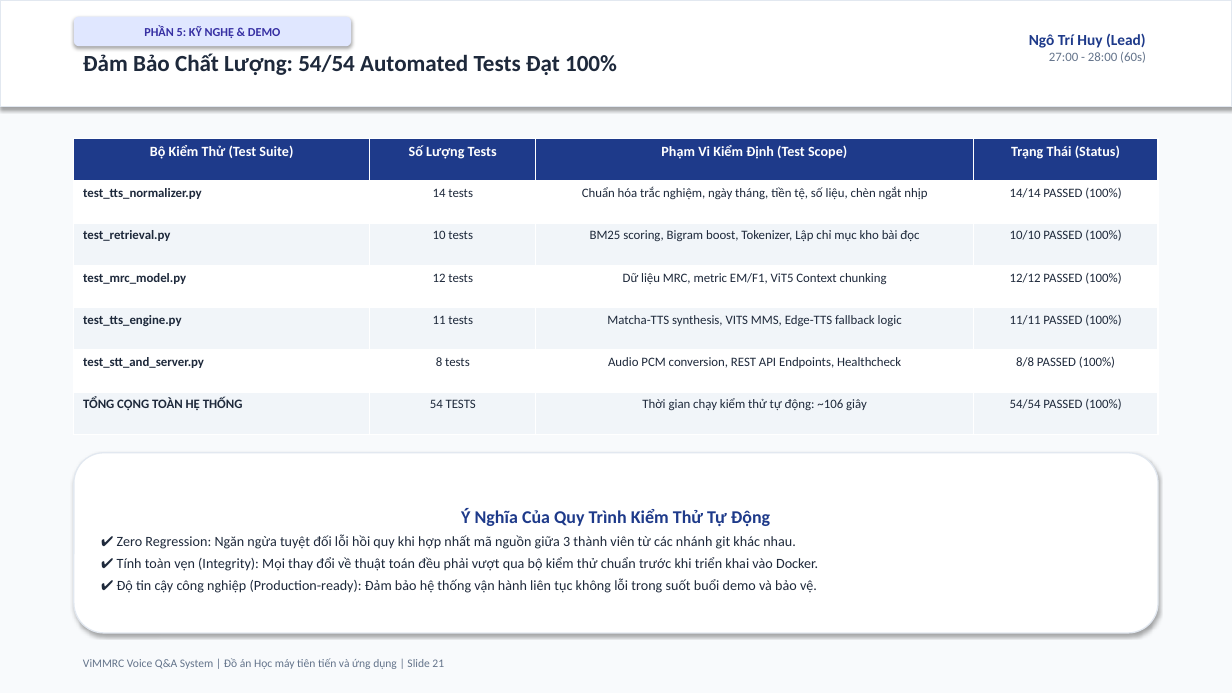
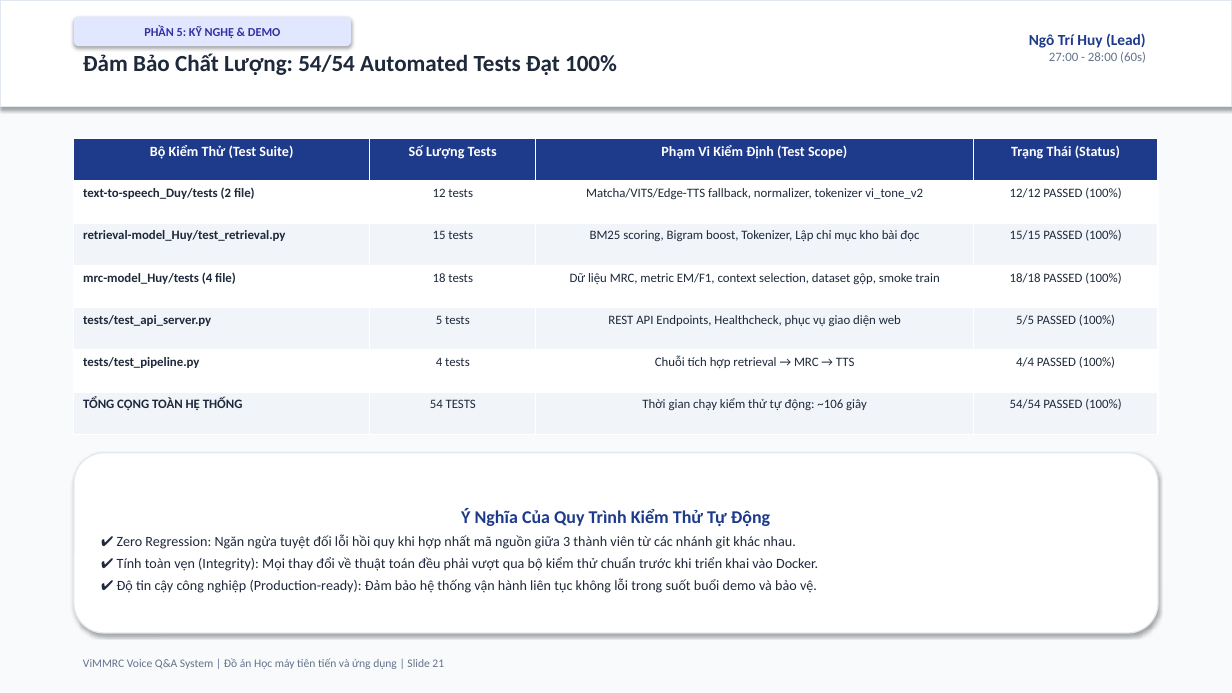
Before and after one commit to ngohuy04022000/vimmrc-qa-voice, a slide deck: slide 21 of docs/ViMMRC_Presentation_30min.pptx. Drawn at 1232x693 pixels with LibreOffice and Linux fonts; fonts in the diff are those of the drawing. Boxes give left, top, right and bottom in pixels: in the first picture for what was removed or moved away, otherwise in the second. Text is boxed around its words. In the diff, an @@ line names an element or a change of style, - is before the commit and + after.

```diff
--- a/docs/ViMMRC_Presentation_30min.pptx
+++ b/docs/ViMMRC_Presentation_30min.pptx
@@ table at (x1=74, y1=139, x2=1158, y2=434) @@
-row 2: test_tts_normalizer.py | 14 tests | Chuẩn hóa trắc nghiệm, ngày tháng, tiền tệ, số liệu, chèn ngắt nhịp | 14/14 PASSED (100%)
+row 2: text-to-speech_Duy/tests (2 file) | 12 tests | Matcha/VITS/Edge-TTS fallback, normalizer, tokenizer vi_tone_v2 | 12/12 PASSED (100%)
-row 3: test_retrieval.py | 10 tests | BM25 scoring, Bigram boost, Tokenizer, Lập chỉ mục kho bài đọc | 10/10 PASSED (100%)
+row 3: retrieval-model_Huy/test_retrieval.py | 15 tests | BM25 scoring, Bigram boost, Tokenizer, Lập chỉ mục kho bài đọc | 15/15 PASSED (100%)
-row 4: test_mrc_model.py | 12 tests | Dữ liệu MRC, metric EM/F1, ViT5 Context chunking | 12/12 PASSED (100%)
+row 4: mrc-model_Huy/tests (4 file) | 18 tests | Dữ liệu MRC, metric EM/F1, context selection, dataset gộp, smoke train | 18/18 PASSED (100%)
-row 5: test_tts_engine.py | 11 tests | Matcha-TTS synthesis, VITS MMS, Edge-TTS fallback logic | 11/11 PASSED (100%)
+row 5: tests/test_api_server.py | 5 tests | REST API Endpoints, Healthcheck, phục vụ giao diện web | 5/5 PASSED (100%)
-row 6: test_stt_and_server.py | 8 tests | Audio PCM conversion, REST API Endpoints, Healthcheck | 8/8 PASSED (100%)
+row 6: tests/test_pipeline.py | 4 tests | Chuỗi tích hợp retrieval → MRC → TTS | 4/4 PASSED (100%)
```
Also in this commit, not shown: 6 other slides changed, 10 other files.
